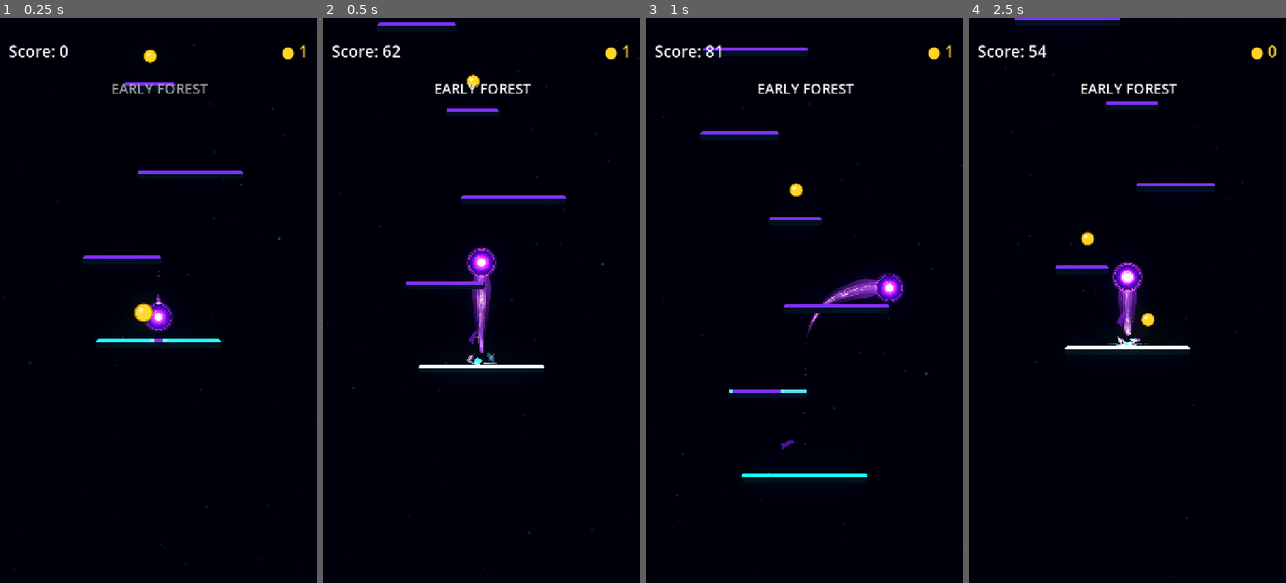
Above: before the commit, frames 1-4 (left to right).
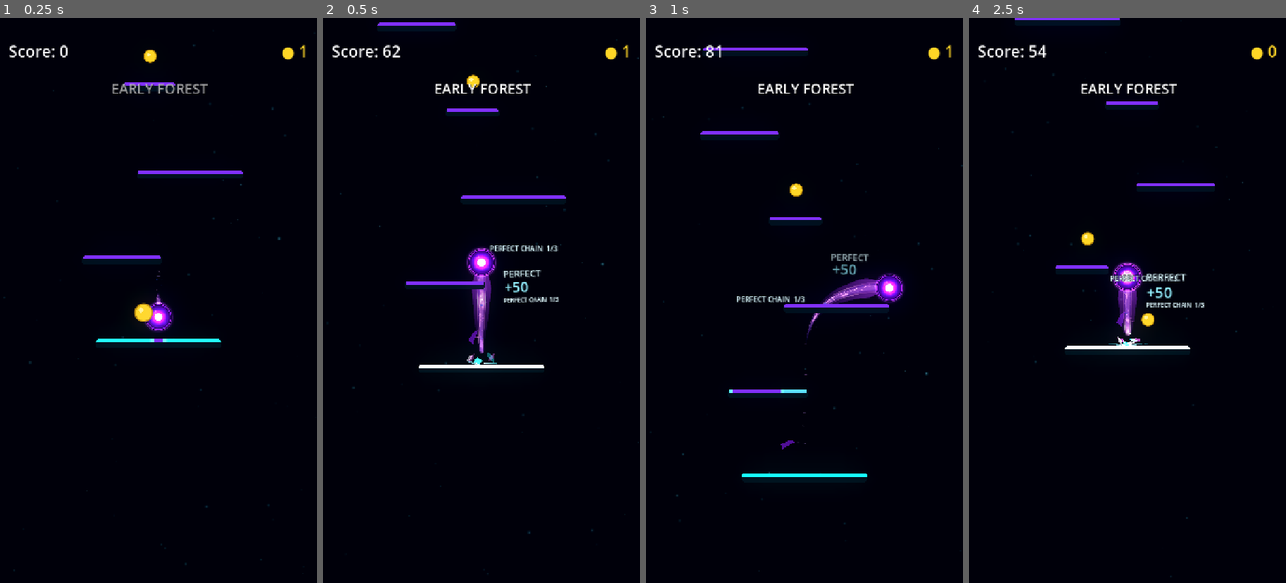
Above: after the commit, the same moments.

Repository: Kryodo/TowerJump
Game: Godot game, scene res://scenes/main.tscn
The game is run twice, just before and just after one commit, with the same random seed, the same clock (stepped at 60 frames per second) and the same inputs.
Inputs (mouse positions are in pixels of both pictures, inside the frame that each line leads up to):
- Up to frame 1 (0.25 s): no input
- Up to frame 2 (0.5 s): no input
- Up to frame 3 (1 s): move the mouse to (874, 272) at 0.52 s; hold Right (ui_right) from 0.53 s (still down); click (874, 272) at 0.67 s
- Up to frame 4 (2.5 s): release Right (ui_right) at 1.25 s; drag from (1064, 328) to (1117, 193) at 1.27 s; click "Nochmal spielen" at 2 s

Frame 1 is identical in both runs. In frame 2, 0.5% of the frame differs, in the area x 52-75%, y 40-51%; in frame 3, 0.4%; in frame 4, 0.5%.
Error before the commit: Parse Error: Function "get_viewport_rect()" not found in base self. (res://scripts/landing/landing_feedback_presenter.gd:219)

Commit message:
Use viewport visible rect for screen-space layout

Diff:
--- a/scripts/landing/landing_feedback_presenter.gd
+++ b/scripts/landing/landing_feedback_presenter.gd
@@ -216,7 +216,7 @@
 
 	var drift_direction: float = 1.0 if start_position.x >= screen_anchor.x else -1.0
 	if absf(start_position.x + REWARD_SIZE.x * 0.5 - screen_anchor.x) < REWARD_SIZE.x * 0.36:
-		drift_direction = 1.0 if screen_anchor.x < get_viewport_rect().size.x * 0.5 else -1.0
+		drift_direction = 1.0 if screen_anchor.x < _get_viewport_size().x * 0.5 else -1.0
 
 	_active_rewards.append({
 		"root": reward_root,
@@ -266,7 +266,7 @@
 	element_size: Vector2,
 	ball_radius: float
 ) -> Vector2:
-	var viewport_size: Vector2 = get_viewport_rect().size
+	var viewport_size: Vector2 = _get_viewport_size()
 	var side_gap: float = ball_radius + BALL_CLEARANCE
 	var candidates: Array[Vector2] = [
 		Vector2(anchor.x + side_gap, anchor.y - element_size.y - 16.0),
@@ -448,9 +448,13 @@
 	return 30.0
 
 
+func _get_viewport_size() -> Vector2:
+	return get_viewport().get_visible_rect().size
+
+
 func _get_ball_screen_position() -> Vector2:
 	if _ball == null or not is_instance_valid(_ball):
-		return get_viewport_rect().size * 0.5
+		return _get_viewport_size() * 0.5
 	return get_viewport().get_canvas_transform() * _ball.global_position
 
 
@@ -583,7 +587,7 @@
 	if _status_root == null or not _status_root.visible or not state_indicator_enabled:
 		return
 
-	var viewport_size: Vector2 = get_viewport_rect().size
+	var viewport_size: Vector2 = _get_viewport_size()
 	var ball_screen: Vector2 = _get_ball_screen_position()
 	var target_position: Vector2 = _choose_status_position(ball_screen, viewport_size)
 	if not _status_position_initialized:
